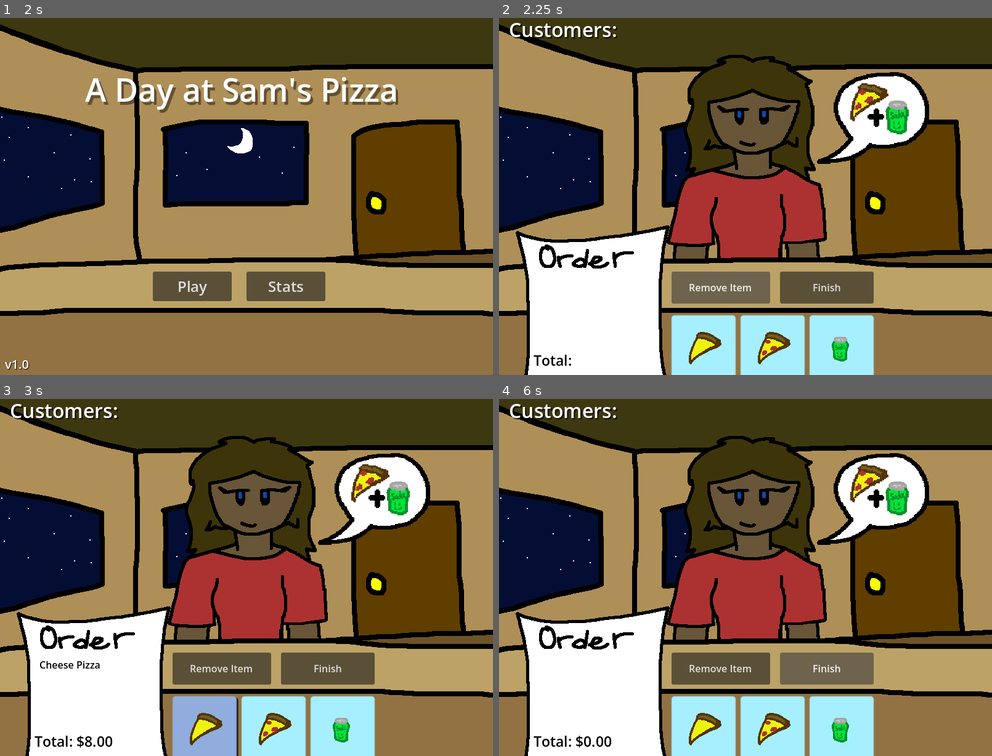
Above: before the commit, frames 1-4 (two rows, left to right).
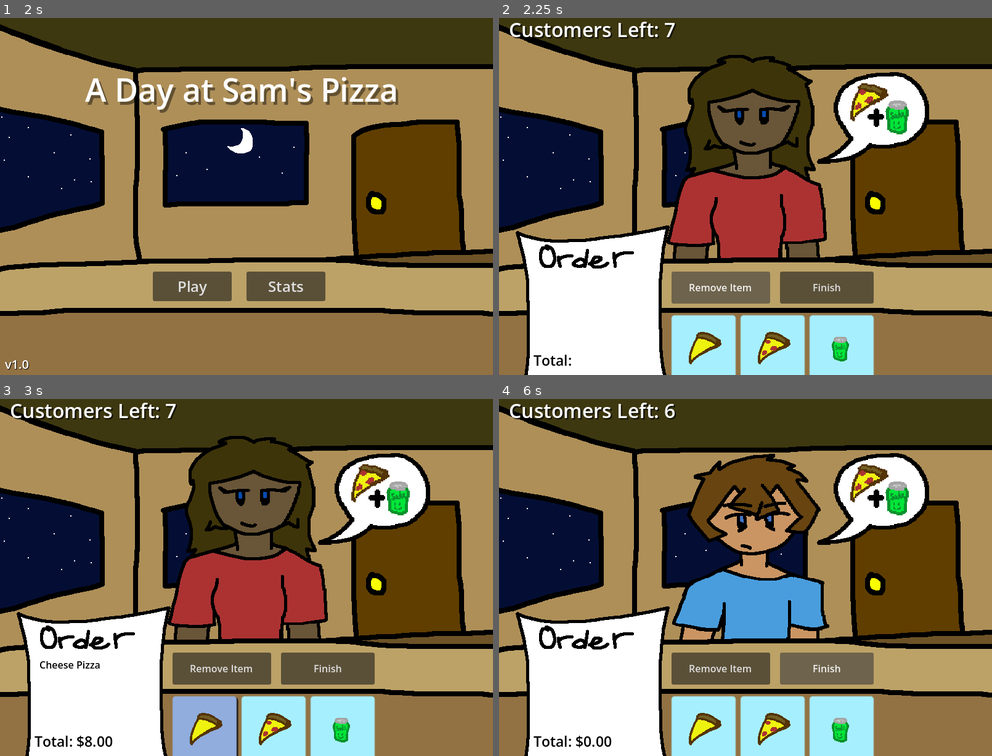
Above: after the commit, the same moments.

Repository: CollectorDev09/Sams-Pizza
Game: Godot game, scene res://scenes/menu.tscn
Two runs of this game, one before a commit and one after it. Both use one fixed random seed, a clock stepped at 60 frames per second and the inputs below.
Inputs (mouse positions are in pixels of both pictures, inside the frame that each line leads up to):
- Up to frame 1 (2 s): click "Stats" at 0.5 s; click "Back" at 1.25 s
- Up to frame 2 (2.25 s): click "Play" at 2 s
- Up to frame 3 (3 s): click (207, 727) at 2.75 s
- Up to frame 4 (6 s): click (775, 727) at 3.5 s; click (844, 727) at 4.25 s; click "Remove Item" at 5 s; click "Finish" at 5.75 s

Frame 1 is identical in both runs. In frame 2, 0.3% of the frame differs, in the area x 23-36%, y 1-6%; in frame 3, 0.3%; in frame 4, 15%, in the area x 23-67%, y 1-68%.

Commit message:
Sound Effects!
I added a sound effect to the game for the buttons. The character graphic switches properly now.

Diff:
--- a/scenes/game.tscn
+++ b/scenes/game.tscn
@@ -19,6 +19,8 @@
 [ext_resource type="Script" uid="uid://syrdmdu0x6ah" path="res://scripts/game/hud/itemsLabel.gd" id="18_ssvqc"]
 [ext_resource type="Texture2D" uid="uid://ukj0n2lbjdxx" path="res://images/game/items/GoldSoda.png" id="18_twgab"]
 [ext_resource type="Texture2D" uid="uid://2fjrhmf8eshr" path="res://images/game/OrderPaper.png" id="19_02fa5"]
+[ext_resource type="AudioStream" uid="uid://clln0h12wjdjk" path="res://sounds/KeyPress.wav" id="20_1kice"]
+[ext_resource type="AudioStream" uid="uid://bjc0peellky3u" path="res://sounds/KewRelease.wav" id="21_5newe"]
 
 [sub_resource type="AtlasTexture" id="AtlasTexture_gqmmt"]
 atlas = ExtResource("9_qnb83")
@@ -209,6 +211,13 @@
 offset_bottom = 484.0
 text = "Remove Item"
 
+[node name="FinishButton" type="Button" parent="MainHUD" unique_id=147426537]
+offset_left = 456.0
+offset_top = 432.0
+offset_right = 608.0
+offset_bottom = 484.0
+text = "Finish"
+
 [node name="CustomersText" type="Label" parent="MainHUD" unique_id=422278126]
 offset_left = 16.0
 offset_top = 16.0
@@ -232,13 +241,6 @@
 vertical_alignment = 1
 autowrap_mode = 2
 
-[node name="FinishButton" type="Button" parent="MainHUD" unique_id=147426537]
-offset_left = 456.0
-offset_top = 432.0
-offset_right = 608.0
-offset_bottom = 484.0
-text = "Finish"
-
 [node name="Paper" type="Sprite2D" parent="MainHUD" unique_id=650498698]
 position = Vector2(159.5, 503.5)
 texture = ExtResource("19_02fa5")
@@ -260,10 +262,26 @@
 theme_override_font_sizes/font_size = 23
 text = "Total:"
 
+[node name="KeyPressSFX" type="AudioStreamPlayer" parent="." unique_id=1198778432]
+stream = ExtResource("20_1kice")
+
+[node name="KeyReleaseSFX" type="AudioStreamPlayer" parent="." unique_id=298448334]
+stream = ExtResource("21_5newe")
+
 [connection signal="pressed" from="StatsHUD/MainMenuButton" to="StatsHUD/MainMenuButton" method="_pressed"]
 [connection signal="pressed" from="StatsHUD/PlayAgainButton" to="StatsHUD/PlayAgainButton" method="_pressed"]
+[connection signal="button_down" from="MainHUD/CheesePizzaButton" to="MainHUD" method="press"]
+[connection signal="button_up" from="MainHUD/CheesePizzaButton" to="MainHUD" method="release"]
 [connection signal="pressed" from="MainHUD/CheesePizzaButton" to="." method="addItem" binds= ["cheesePizza"]]
+[connection signal="button_down" from="MainHUD/PepperoniPizzaButton" to="MainHUD" method="press"]
+[connection signal="button_up" from="MainHUD/PepperoniPizzaButton" to="MainHUD" method="release"]
 [connection signal="pressed" from="MainHUD/PepperoniPizzaButton" to="." method="addItem" binds= ["pepperoniPizza"]]
+[connection signal="button_down" from="MainHUD/SodaButton" to="MainHUD" method="press"]
+[connection signal="button_up" from="MainHUD/SodaButton" to="MainHUD" method="release"]
 [connection signal="pressed" from="MainHUD/SodaButton" to="." method="addItem" binds= ["soda"]]
+[connection signal="button_down" from="MainHUD/RemoveButton" to="MainHUD" method="press"]
+[connection signal="button_up" from="MainHUD/RemoveButton" to="MainHUD" method="release"]
 [connection signal="pressed" from="MainHUD/RemoveButton" to="." method="removeItem"]
+[connection signal="button_down" from="MainHUD/FinishButton" to="MainHUD" method="press"]
+[connection signal="button_up" from="MainHUD/FinishButton" to="MainHUD" method="release"]
 [connection signal="pressed" from="MainHUD/FinishButton" to="." method="finish"]
--- a/scripts/game/Customer.gd
+++ b/scripts/game/Customer.gd
@@ -7,25 +7,28 @@
 var orderID: String
 
 var customerNames = ["Jonathan", "Macy", "Star"]
-var customerName: String
+var customerName: String = ""
 
-var previousNames: Array[String] = []
+var previousName: String = ""
 
 # Called when the node enters the scene tree for the first time.
 func _ready() -> void:
 	pass
 
 func initCustomer(menu: Array[BaseItem]):
-	if (customerName == null):
+	if (customerName == ""):
 		print("Name is Null")
 	else:
 		print("Adding to Previous Names Array")
-		previousNames.append(customerName)
-
-		print("Previous Names: %s" % str(previousNames))
+		previousName = customerName
 
 	customerMenu = menu
 	customerName = customerNames[rng.randf_range(0, customerNames.size())]
 
+	while customerName == previousName:
+		customerName = customerNames[rng.randf_range(0, customerNames.size())]
+
+	print("Name is %s" % customerName)
+
 func newOrder():
 	order = customerMenu[rng.randf_range(0, customerMenu.size())]
--- a/scripts/game/hud.gd
+++ b/scripts/game/hud.gd
@@ -1,9 +1,17 @@
 extends CanvasLayer
 
 @onready var itemLabel: Label = $Items
+@onready var keyPress: AudioStreamPlayer = $"../KeyPressSFX"
+@onready var keyRelease: AudioStreamPlayer = $"../KeyReleaseSFX"
 
 func updateItemsText(textArray: Array[BaseItem]) -> void:
 	itemLabel.text = ""
 
 	for item in textArray:
 		itemLabel.text += "%s\n" % item.itemName
+
+func press() -> void:
+	keyPress.play()
+
+func release() -> void:
+	keyRelease.play()
--- a/scripts/main.gd
+++ b/scripts/main.gd
@@ -1,9 +1,10 @@
 class_name Main extends Node2D
 
-@onready var character: AnimatedSprite2D = $BG/Customer
+@onready var customerSprite: AnimatedSprite2D = $BG/Customer
 @onready var chatItem: AnimatedSprite2D = $BG/ChatItem
 @onready var totalText: Label = get_node("MainHUD/TotalText")
 @onready var HUD: CanvasLayer = $MainHUD
+@onready var customersLeft: Label = $MainHUD/CustomersText
 
 var total = 0.00
 var points:int = 0
@@ -36,7 +37,7 @@
 	points = SaveLoad.SaveFileData.points
 
 	currentCustomer = Customer.new()
-	currentCustomer.initCustomer(menu)
+	customersLeft.text = "Customers Left: %d" % totalCustomers
 
 	cheesePizza.setPrice(8)
 	pepperoniPizza.setPrice(8.50)
@@ -52,6 +53,9 @@
 	itemArray.clear()
 	requestArray.clear()
 	total = 0
+
+	currentCustomer.initCustomer(menu)
+	customerSprite.play(currentCustomer.customerName)
 
 	randomNum = random.randi() % 2
 
@@ -95,7 +99,6 @@
 		print("WHY ARE THERE NO ITEMS. TRY AGAIN")
 		return
 
-	print("aasd")
 	var arraysAreSame:bool = true
 
 	for item in requestArray:
@@ -111,6 +114,7 @@
 	totalOrders += 1
 	Stats.orderAccuracy = Stats.getAccuracy(float(correctOrders), float(totalOrders))
 	totalCustomers -= 1
+	customersLeft.text = "Customers Left: %d" % totalCustomers
 	clearItems()
 
 	if (totalCustomers > 0):
Not shown, added: sounds/KewRelease.wav.import
Not shown, added: sounds/KeyPress.wav.import
Not shown, added: sounds/Swipe.wav.import
Not shown, added: sounds/Write.wav.import
Not shown, added: sounds/KewRelease.wav
Not shown, added: sounds/KeyPress.wav
Not shown, added: sounds/Swipe.wav
Not shown, added: sounds/Write.wav
